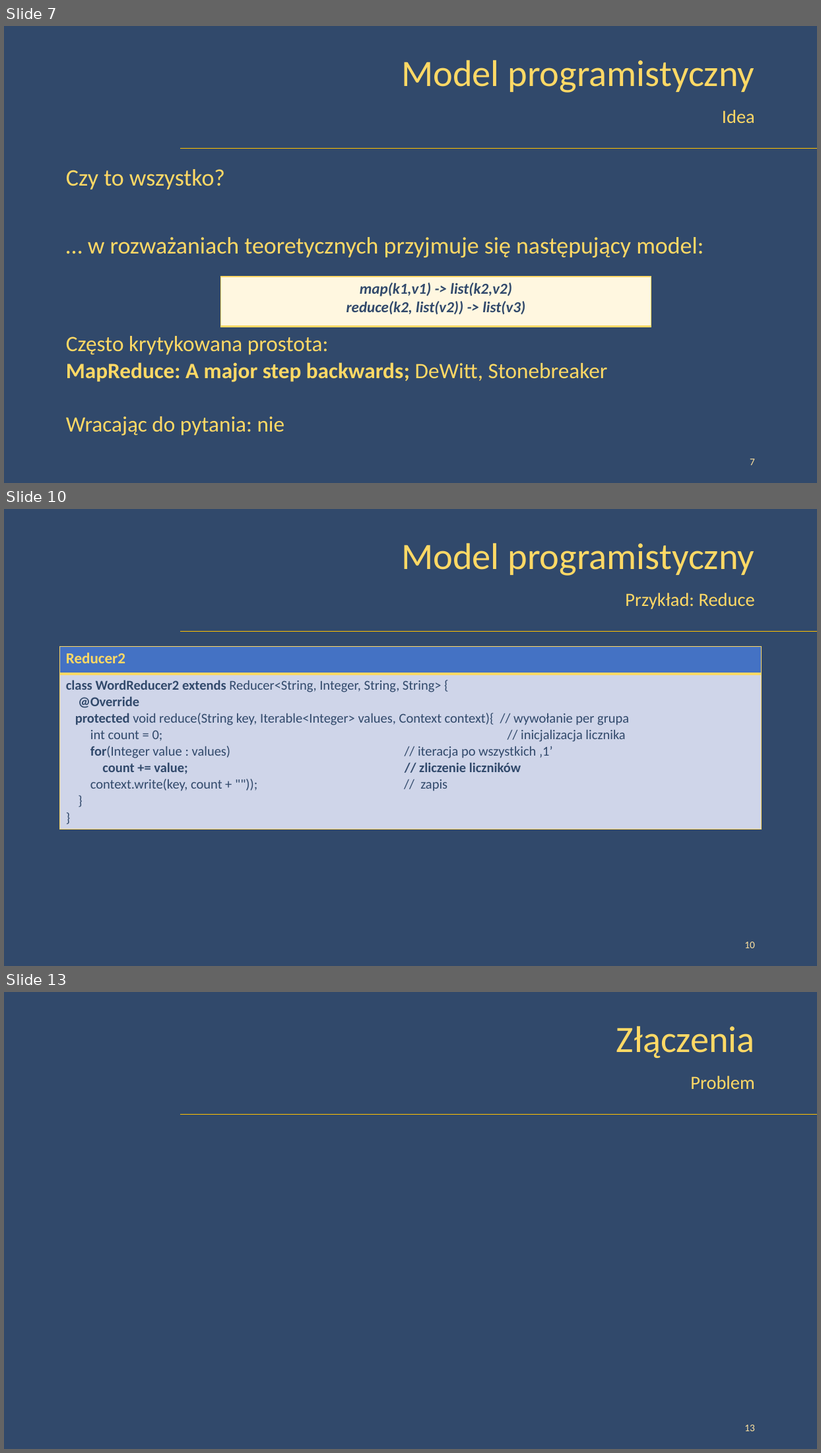
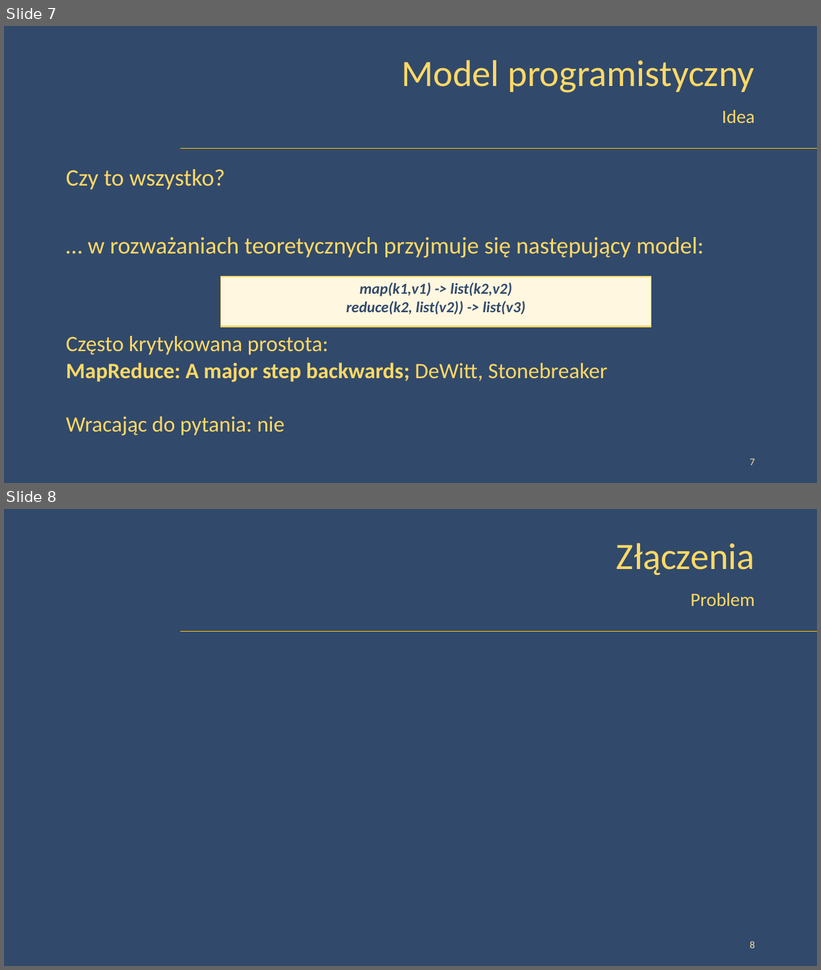
Before and after one commit to peczwy/DbConf2015, a slide deck: DbConf - Złączenia w modelu MapReduce - Lite.pptx. Shown one above the other, each under a label of ours: slides 7, 10 and 13 before the commit, slides 7 and 8 after it; the slides between them are not shown. The pictures are 821x1453 and 821x970 pixels, drawn with LibreOffice and Linux fonts; fonts in the diff are those of the drawing; grey boxes stand for pictures; background and template pictures are left out. Boxes give left, top, right and bottom in pixels: in the first picture for what was removed or moved away, otherwise in the second. Text is boxed around its words. In the diff, an @@ line names an element or a change of style, - is before the commit and + after.

```diff
--- a/DbConf - Złączenia w modelu MapReduce - Lite.pptx
+++ b/DbConf - Złączenia w modelu MapReduce - Lite.pptx
@@ slide 10 removed at (4,509,817,966), background picture (left out); not listed: 1 template element that a slide beside it also shows @@
@@ title removed at (401,543,754,576) @@
-Model programistyczny
@@ text removed at (625,593,755,609) @@
-Przykład: Reduce
@@ table removed at (60,646,762,826), 2 rows, 1 columns @@
-Reducer2
-class WordReducer2 extends Reducer<String, Integer, String, String> { / @Override / protected void reduce(String key, Iterable<Integer> values, Context context){ // wywołanie per grupa / int count = 0; // inicjalizacja licznika / for(Integer value : values) // iteracja po wszystkich ‚1’ / count += value; // zliczenie liczników / context.write(key, count + "")); // zapis / } / }
@@ page number removed at (745,942,755,949) @@
-10
@@ what was slide 13 is now slide 8 @@
@@ page number at (750,941,755,949): text changed @@
-13
+8
```
Also in this commit, not shown: 4 other slides removed, 3 other files.
